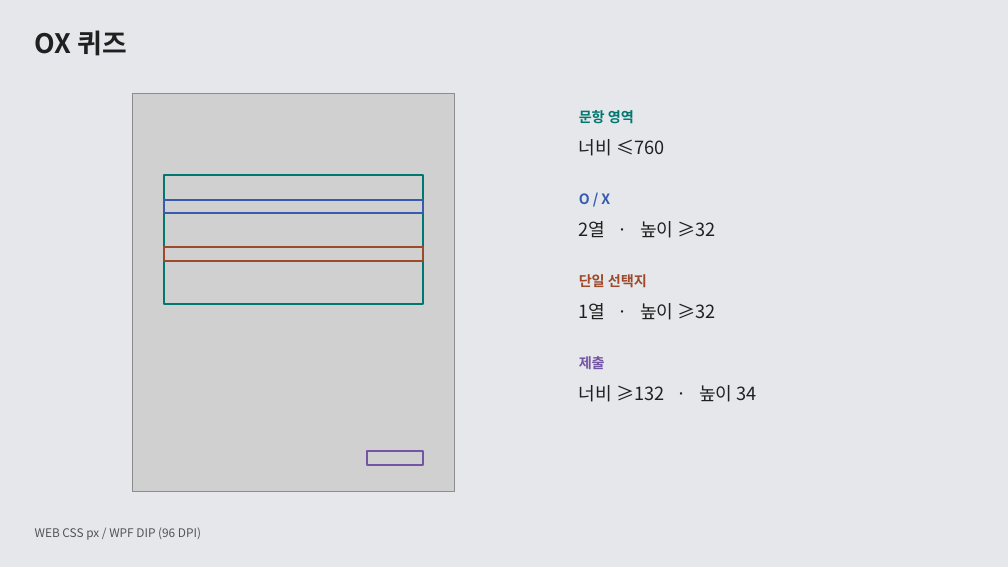
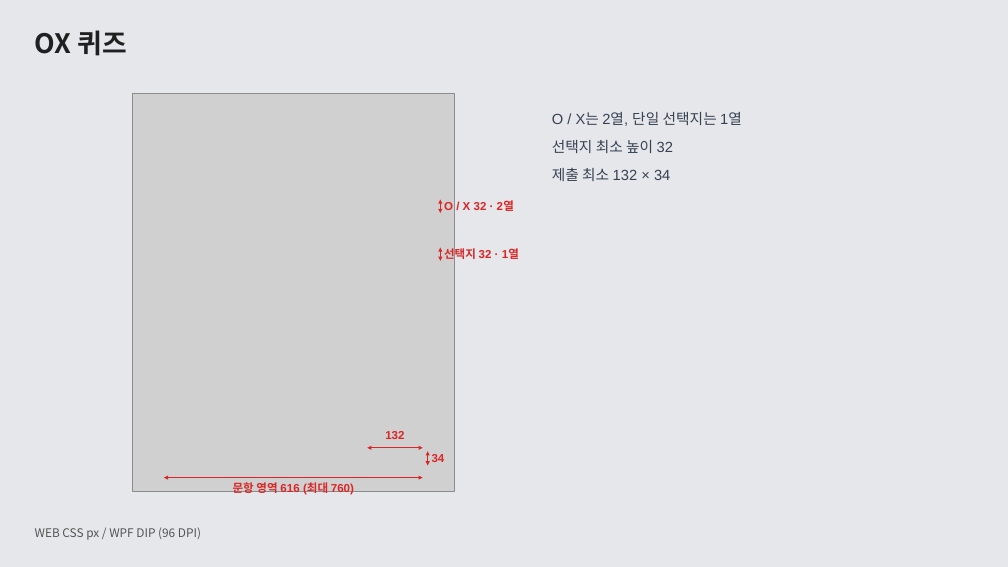
Before and after one commit to ok-sy/WPF_WindowsPopupWithC_proto, a slide deck: slide 7 of docs/design/61_popup_layout_guide/공통 팝업 UI 가이드 · WEB과 WPF.pptx. Drawn at 1008x567 pixels with LibreOffice and Linux fonts; fonts in the diff are those of the drawing; grey boxes stand for pictures. Boxes give left, top, right and bottom in pixels: in the first picture for what was removed or moved away, otherwise in the second. Text is boxed around its words. In the diff, an @@ line names an element or a change of style, - is before the commit and + after.

```diff
--- a/docs/design/61_popup_layout_guide/공통 팝업 UI 가이드 · WEB과 WPF.pptx
+++ b/docs/design/61_popup_layout_guide/공통 팝업 UI 가이드 · WEB과 WPF.pptx
@@ text added at [552,112,742,181], 14 pt, text #374151 @@
+O / X는 2열, 단일 선택지는 1열
+선택지 최소 높이 32
+제출 최소 132 × 34
@@ text removed at [579,139,664,156] @@
-너비 ≤760
@@ rectangle removed at [164,175,423,304] @@
@@ rectangle removed at [164,200,423,213] @@
@@ double arrow added from (440, 200) to (440, 213), #DC2626 1.25 pt @@
@@ text at [444,201,514,213]: text changed; size 13.5 to 11 pt; font Noto Sans CJK KR to Arial; text colour #365BB1 to #DC2626 @@
-O / X
+O / X 32 · 2열
@@ text removed at [579,221,716,238] @@
-2열 · 높이 ≥32
@@ rectangle removed at [164,247,423,261] @@
@@ double arrow added from (440, 247) to (440, 261), #DC2626 1.25 pt @@
@@ text at [444,246,519,262]: text changed; size 13.5 to 11 pt; font Noto Sans CJK KR to Arial; text colour #9D492A to #DC2626 @@
-단일 선택지
+선택지 32 · 1열
@@ text removed at [579,303,716,320] @@
-1열 · 높이 ≥32
@@ text removed at [579,356,605,369] @@
-제출
@@ text removed at [579,385,757,402] @@
-너비 ≥132 · 높이 34
@@ double arrow added from (368, 448) to (423, 448), #DC2626 1.25 pt @@
@@ text added at [385,431,404,439], 11 pt, text #DC2626, bold @@
+132
@@ double arrow added from (164, 478) to (423, 478), #DC2626 1.25 pt @@
@@ rectangle removed at [368,451,423,466] @@
@@ double arrow added from (428, 451) to (428, 466), #DC2626 1.25 pt @@
@@ text added at [432,454,445,462], 11 pt, text #DC2626, bold @@
+34
@@ text at [233,482,354,496]: text changed; size 13.5 to 11 pt; font Noto Sans CJK KR to Arial; text colour #00776F to #DC2626 @@
-문항 영역
+문항 영역 616 (최대 760)
```
Also in this commit, not shown: 8 other slides changed, 1 other file.
